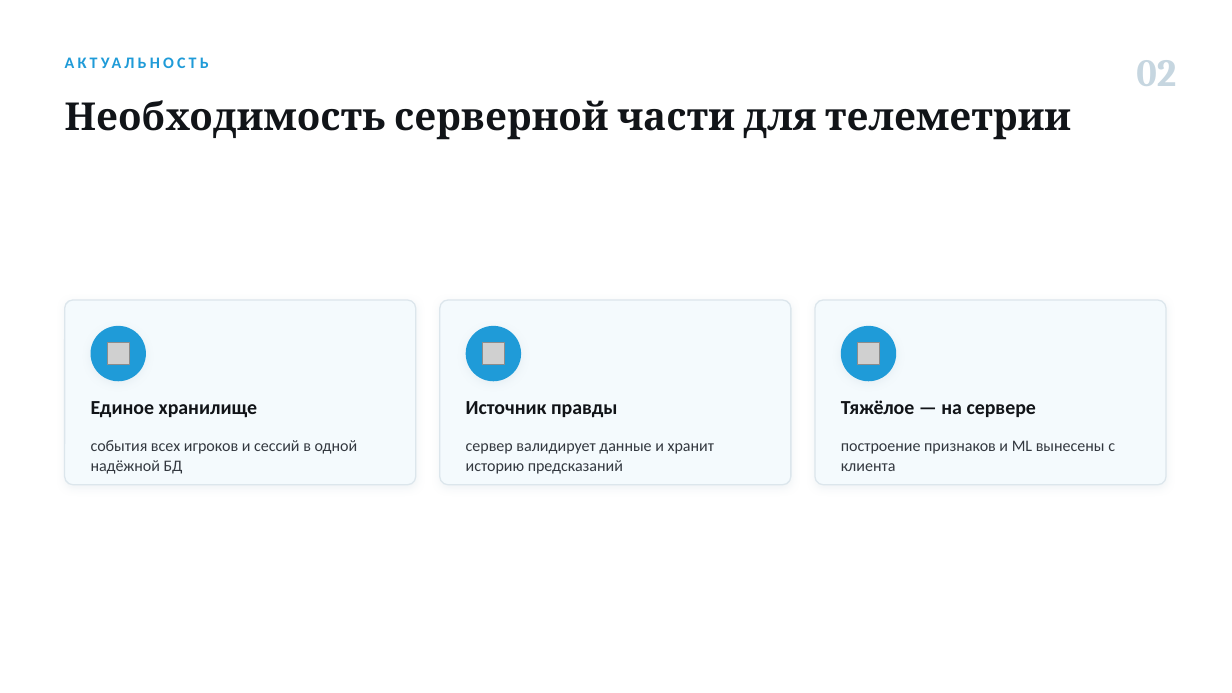
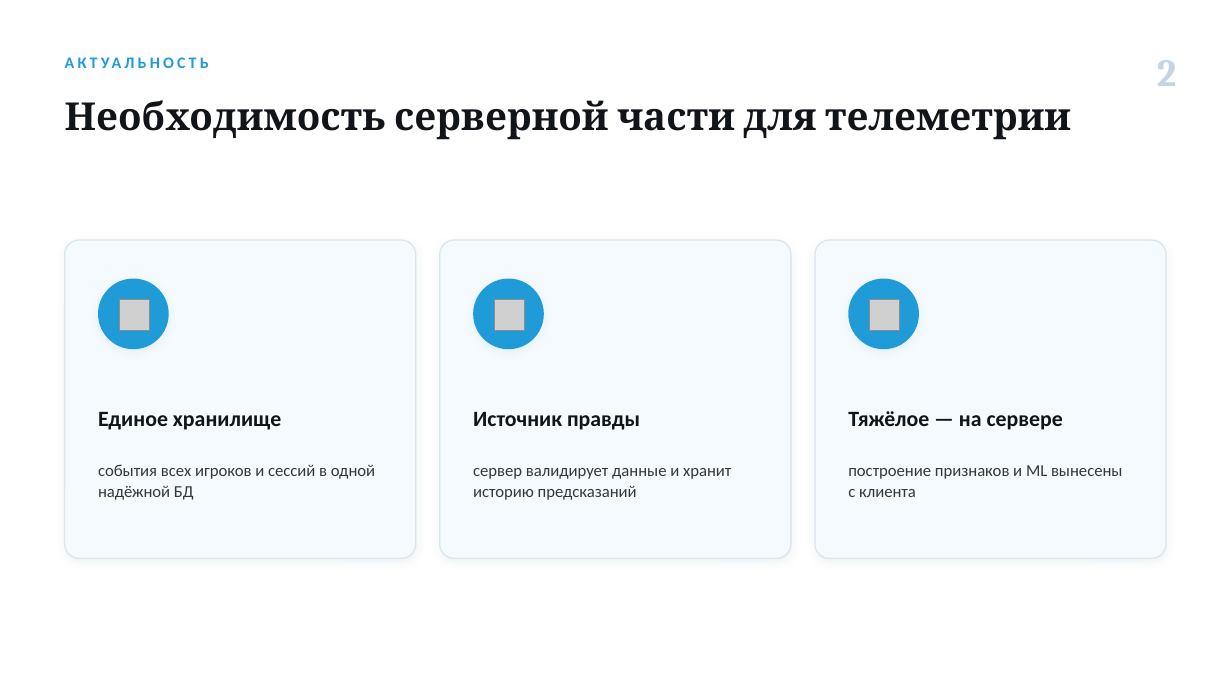
Before and after one commit to Antizi/diplom-Game_Plugs_Ai, a slide deck: slide 2 of presentations/Самигуллин_ВКР_серверное-решение.pptx. Drawn at 1232x693 pixels with LibreOffice and Linux fonts; fonts in the diff are those of the drawing; grey boxes stand for pictures. Boxes give left, top, right and bottom in pixels: in the first picture for what was removed or moved away, otherwise in the second. Text is boxed around its words. In the diff, an @@ line names an element or a change of style, - is before the commit and + after.

```diff
--- a/presentations/Самигуллин_ВКР_серверное-решение.pptx
+++ b/presentations/Самигуллин_ВКР_серверное-решение.pptx
@@ text at box(1157, 60, 1177, 86): text changed @@
-02
+2
@@ rounded rectangle: place and size @@
-rounded rectangle at box(65, 300, 416, 485)
+rounded rectangle at box(65, 240, 416, 558)
@@ rounded rectangle: place and size @@
-rounded rectangle at box(440, 300, 791, 485)
+rounded rectangle at box(440, 240, 791, 558)
@@ rounded rectangle: place and size @@
-rounded rectangle at box(815, 300, 1166, 485)
+rounded rectangle at box(815, 240, 1166, 558)
@@ ellipse: place and size @@
-ellipse at box(91, 326, 146, 382)
+ellipse at box(98, 278, 169, 349)
@@ picture: place and size @@
-picture at box(107, 343, 129, 365)
+picture at box(119, 299, 150, 330)
@@ ellipse: place and size @@
-ellipse at box(466, 326, 521, 382)
+ellipse at box(473, 278, 544, 349)
@@ picture: place and size @@
-picture at box(482, 343, 505, 365)
+picture at box(494, 299, 525, 330)
@@ ellipse: place and size @@
-ellipse at box(841, 326, 897, 382)
+ellipse at box(848, 278, 920, 349)
@@ picture: place and size @@
-picture at box(858, 343, 880, 365)
+picture at box(870, 299, 900, 330)
@@ text "Единое хранилище": place and size @@
-text "Единое хранилище" at box(91, 401, 258, 418)
+text "Единое хранилище" at box(98, 412, 281, 430)
@@ text "Источник правды": place and size @@
-text "Источник правды" at box(466, 401, 618, 418)
+text "Источник правды" at box(473, 412, 640, 430)
@@ size 15.5 to 17 pt in 3 elements at box(98, 412, 281, 430), box(473, 412, 640, 430), box(848, 411, 1063, 430) @@
@@ text "Тяжёлое — на сервере": place and size @@
-text "Тяжёлое — на сервере" at box(841, 400, 1036, 417)
+text "Тяжёлое — на сервере" at box(848, 411, 1063, 430)
@@ text "события всех игроков и сессий ...": place and size @@
-text "события всех игроков и сессий ..." at box(91, 440, 358, 474)
+text "события всех игроков и сессий ..." at box(98, 464, 375, 500)
@@ text "сервер валидирует данные и хранит ...": place and size @@
-text "сервер валидирует данные и хранит ..." at box(466, 443, 714, 474)
+text "сервер валидирует данные и хранит ..." at box(473, 468, 731, 500)
@@ size 12.5 to 13 pt in 3 elements at box(98, 464, 375, 500), box(473, 468, 731, 500), box(848, 465, 1123, 497) @@
@@ text "построение признаков и ML вынесены ...": place and size @@
-text "построение признаков и ML вынесены ..." at box(841, 440, 1115, 471)
+text "построение признаков и ML вынесены ..." at box(848, 465, 1123, 497)
```
Also in this commit, not shown: 9 other slides changed, 3 other files.
